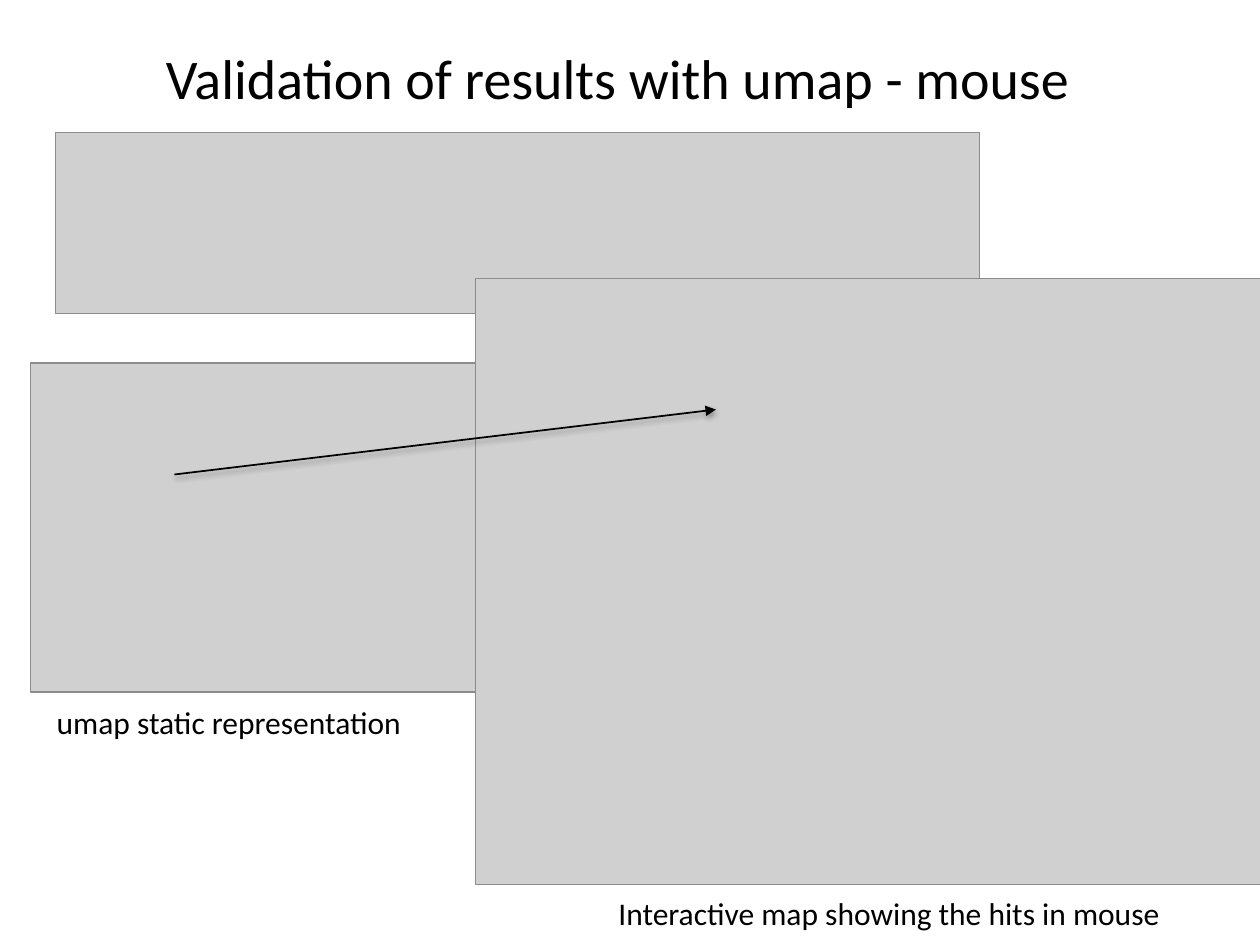
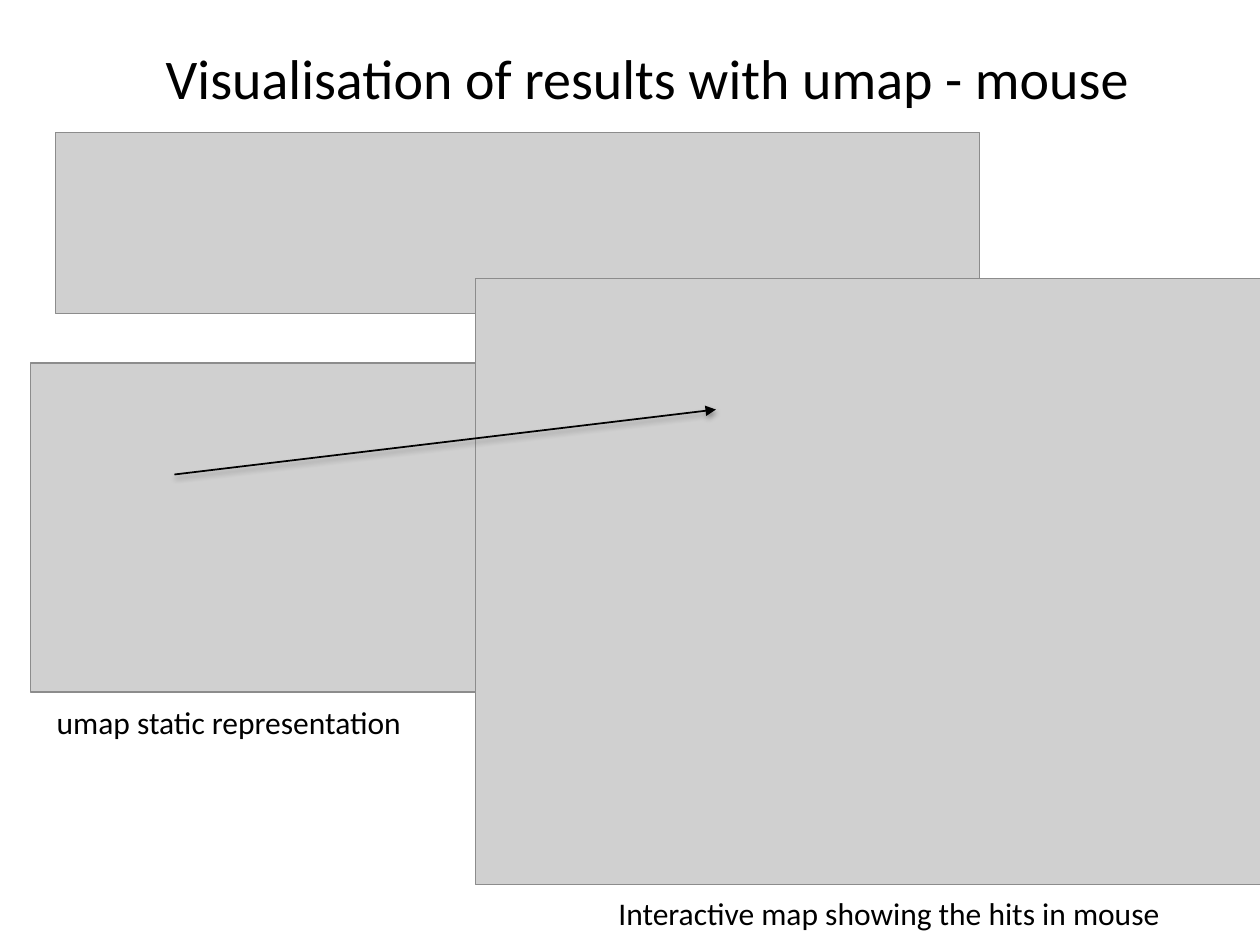
Before and after one commit to casrssk/Proteomics-project, a slide deck: slide 12 of peotide_identification.pptx. Drawn at 1260x945 pixels with LibreOffice and Linux fonts; fonts in the diff are those of the drawing; grey boxes stand for pictures. Boxes give left, top, right and bottom in pixels: in the first picture for what was removed or moved away, otherwise in the second. Text is boxed around its words. In the diff, an @@ line names an element or a change of style, - is before the commit and + after.

```diff
--- a/peotide_identification.pptx
+++ b/peotide_identification.pptx
@@ text at [166, 60, 1128, 108]: text changed @@
-Validation of results with umap - mouse
+Visualisation of results with umap - mouse
```
Also in this commit, not shown: 5 other slides changed.
